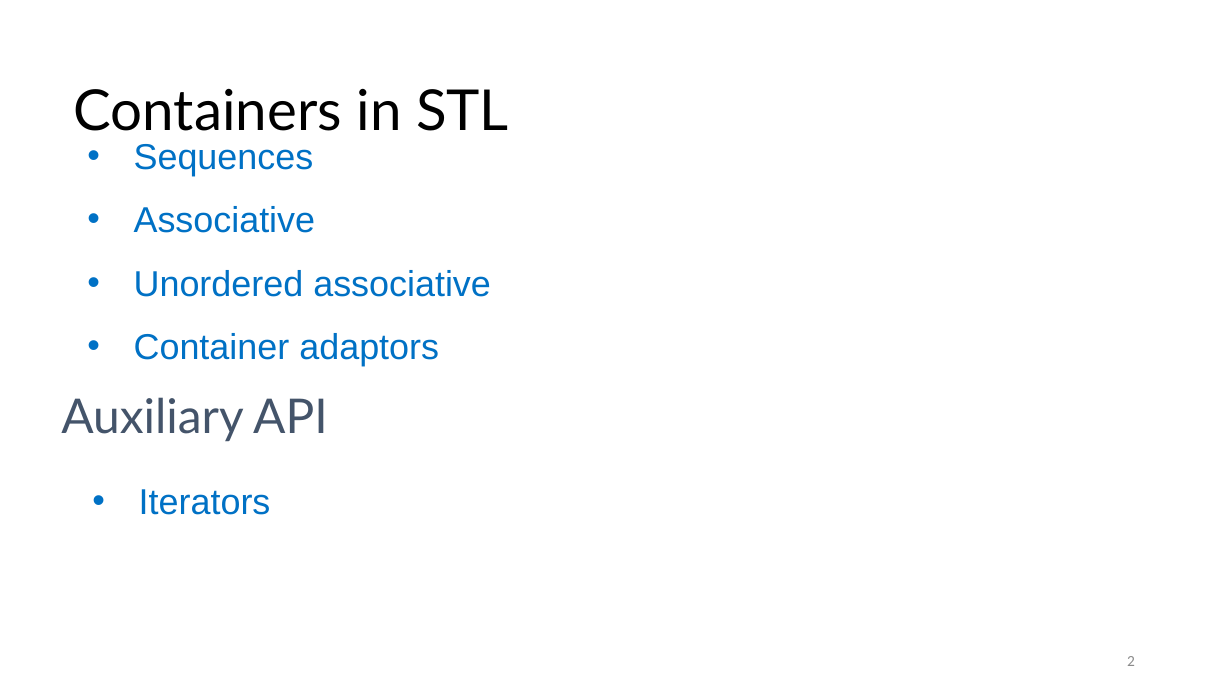
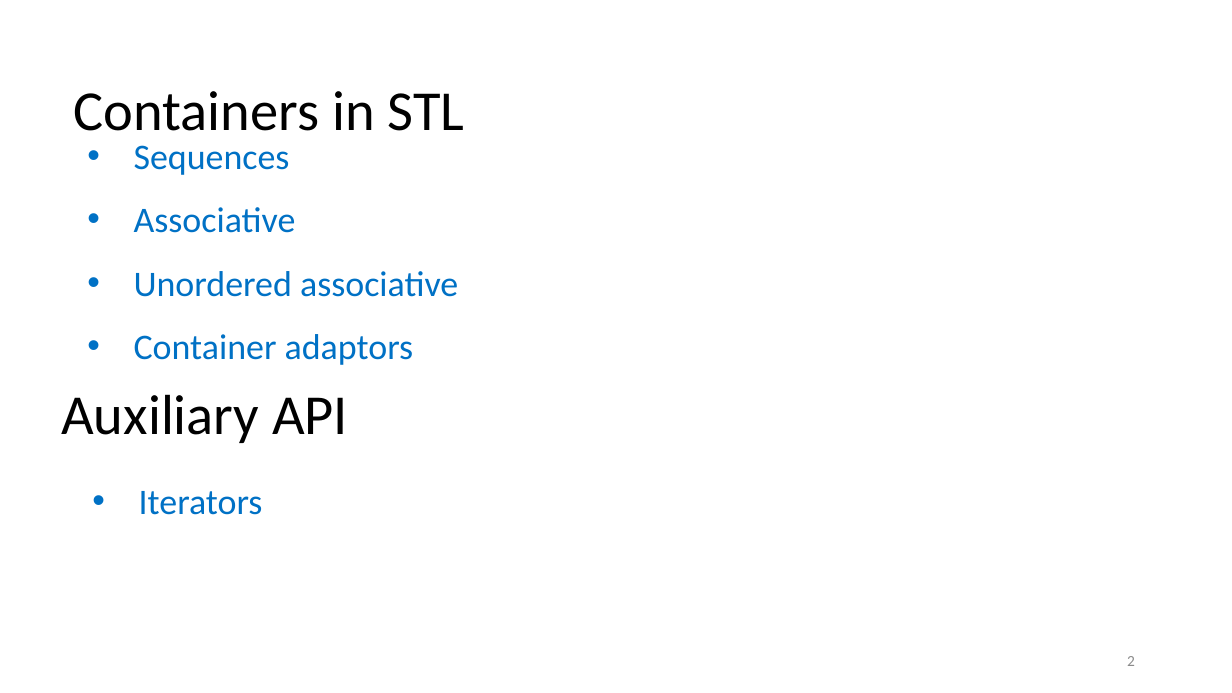
Before and after one commit to rarutyun/cpp-courses, a slide deck: slide 2 of 08_iterators/08_iterators.pptx. Drawn at 1232x693 pixels with LibreOffice and Linux fonts; fonts in the diff are those of the drawing. Boxes give left, top, right and bottom in pixels: in the first picture for what was removed or moved away, otherwise in the second. Text is boxed around its words. In the diff, an @@ line names an element or a change of style, - is before the commit and + after.

Commit message:
Change fonts

```diff
--- a/08_iterators/08_iterators.pptx
+++ b/08_iterators/08_iterators.pptx
@@ title "Containers in STL" at (74, 91, 465, 131): font Lato to Calibri @@
@@ text "Sequences" at (134, 145, 458, 365): font Arial to Calibri @@
@@ text "Auxiliary API" at (61, 394, 348, 443): size 28 to 33 pt, font Lato to Calibri, text colour #44546A to #000000; line spacing 1 to 0.9 @@
@@ text "Iterators" at (139, 491, 263, 515): font Arial to Calibri @@
```
Also in this commit, not shown: 25 other slides changed.
